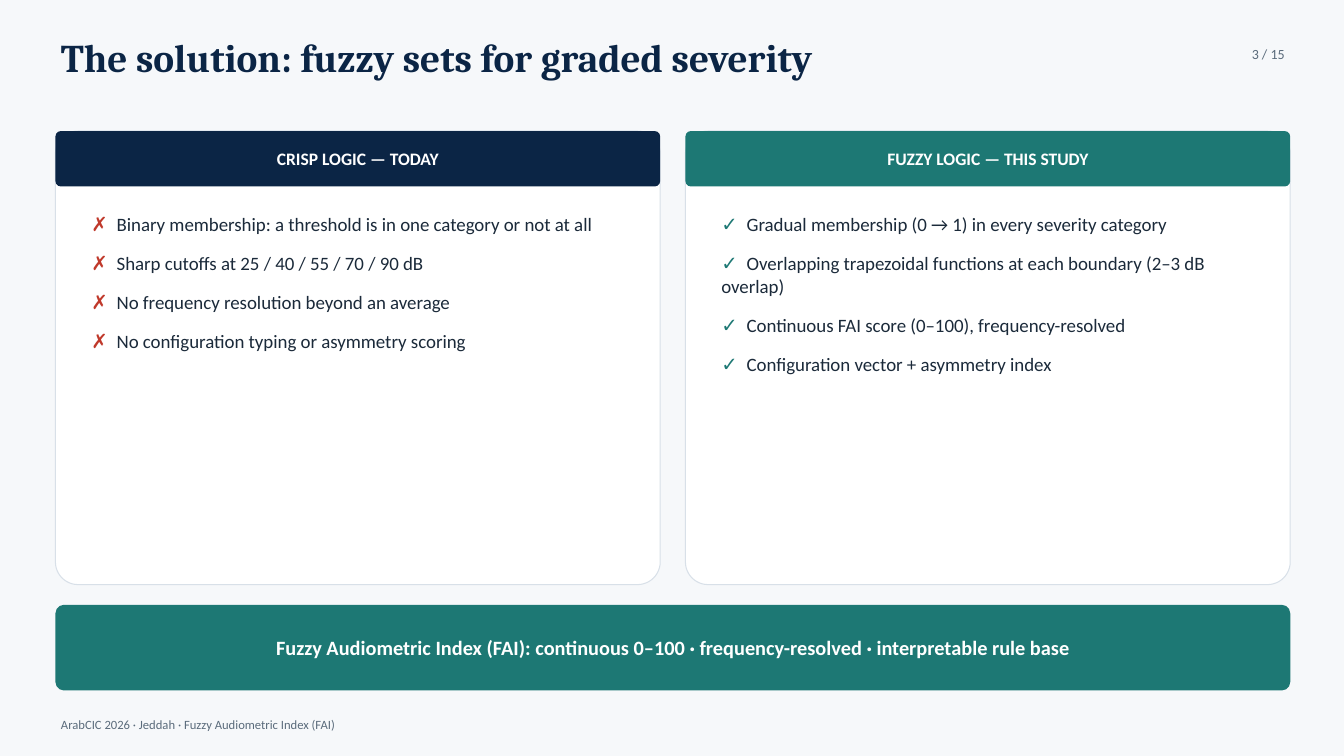
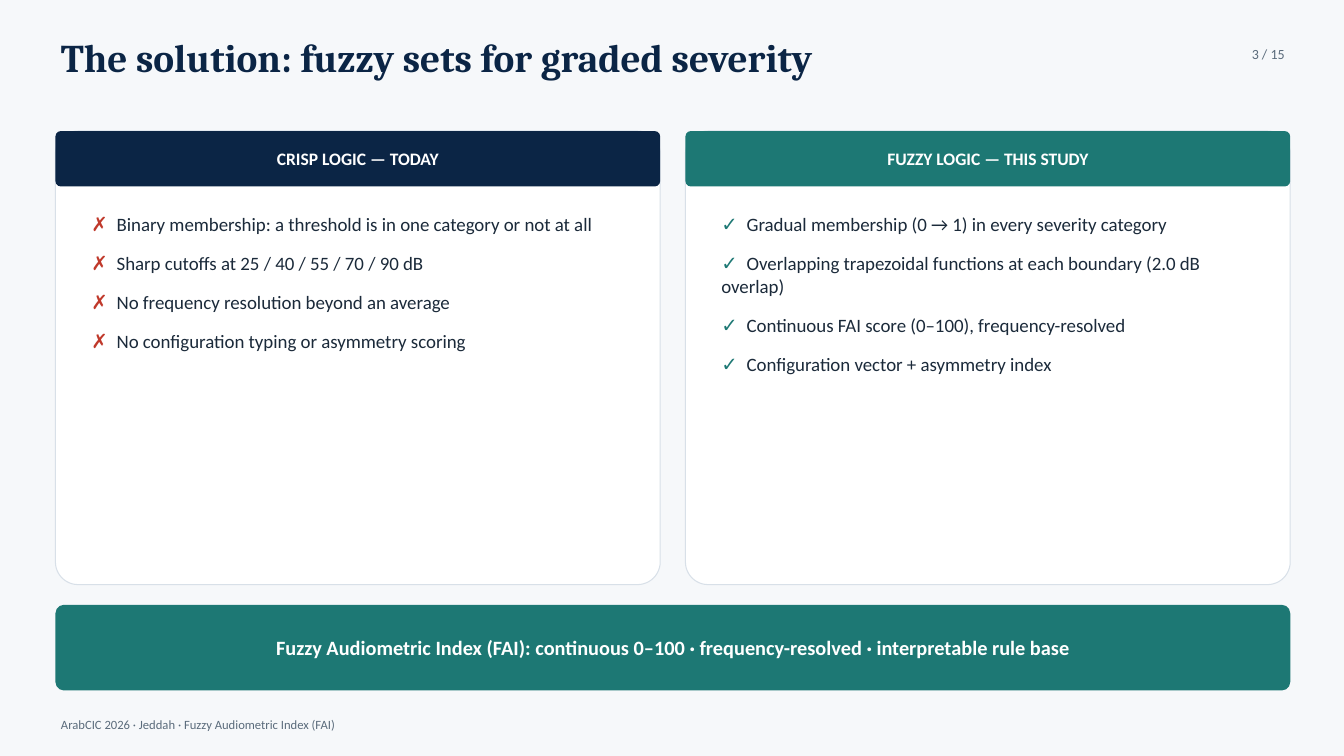
Before and after one commit to ameye/fuzzy-audiogram, a slide deck: slide 3 of arabcic2026/arabcic2026_fuzzy_audiogram.pptx. Drawn at 1344x756 pixels with LibreOffice and Linux fonts; fonts in the diff are those of the drawing. Boxes give left, top, right and bottom in pixels: in the first picture for what was removed or moved away, otherwise in the second. Text is boxed around its words. In the diff, an @@ line names an element or a change of style, - is before the commit and + after.

```diff
--- a/arabcic2026/arabcic2026_fuzzy_audiogram.pptx
+++ b/arabcic2026/arabcic2026_fuzzy_audiogram.pptx
@@ text at [721,256,1200,296]: text changed @@
-✓ Overlapping trapezoidal functions at each boundary (2–3 dB overlap)
+✓ Overlapping trapezoidal functions at each boundary (2.0 dB overlap)
```
Also in this commit, not shown: 7 other slides changed, 33 other files.
